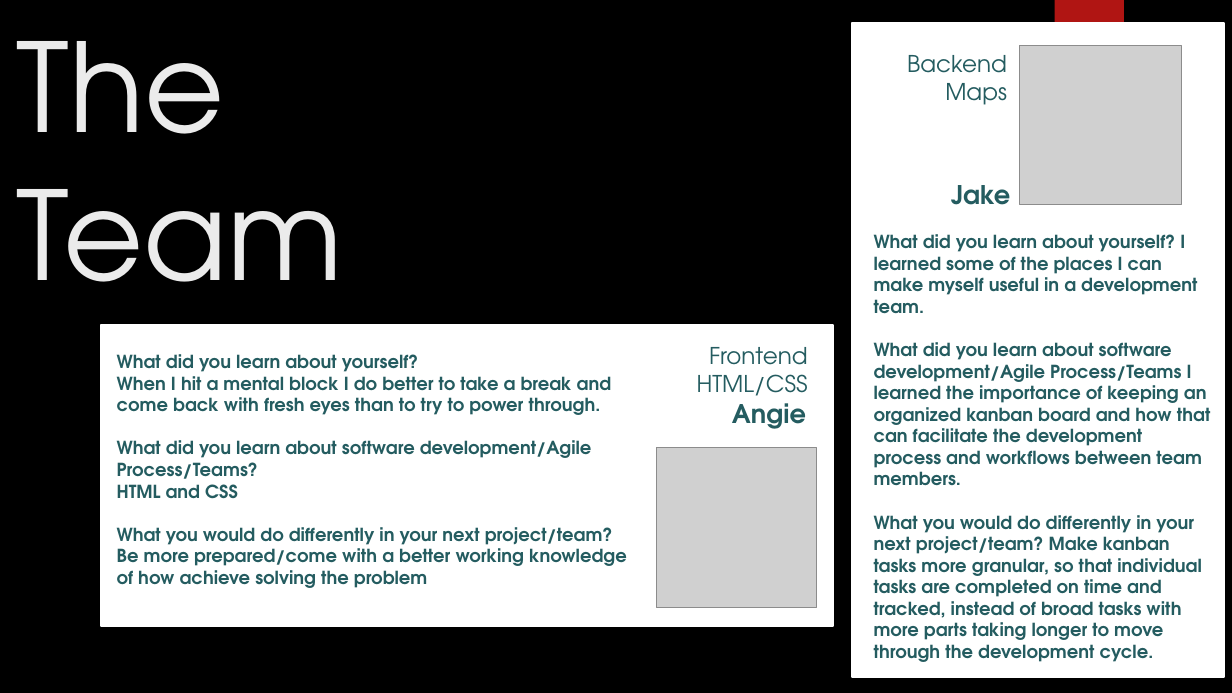
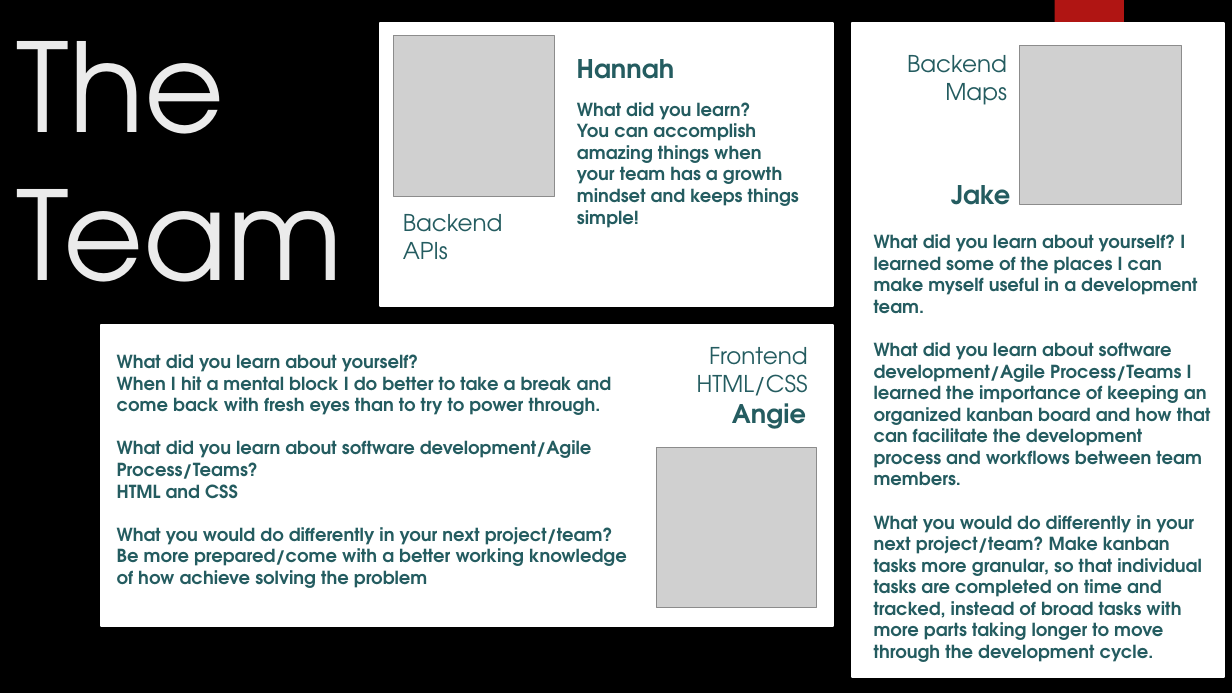
Before and after one commit to mboufal/IPRO-Commuter-Safety, a slide deck: slide 9 of presentation.pptx. Drawn at 1232x693 pixels with LibreOffice and Linux fonts; fonts in the diff are those of the drawing; grey boxes stand for pictures; background and template pictures are left out. Boxes give left, top, right and bottom in pixels: in the first picture for what was removed or moved away, otherwise in the second. Text is boxed around its words. In the diff, an @@ line names an element or a change of style, - is before the commit and + after.

```diff
--- a/presentation.pptx
+++ b/presentation.pptx
@@ rectangle added at [380, 23, 834, 306], fill #FFFFFF, outline #FFFFFF 1.5 pt @@
@@ picture added at [394, 36, 555, 197] @@
@@ text added at [577, 59, 675, 79], 20 pt, text #245C60, bold @@
+Hannah
@@ text added at [577, 102, 799, 228], 14 pt, text #245C60, bold @@
+What did you learn?
+You can accomplish amazing things when your team has a growth mindset and keeps things simple!
@@ text added at [403, 214, 503, 260], 18 pt, text #245C60 @@
+Backend
+APIs
```
Also in this commit, not shown: 1 other slide changed.
